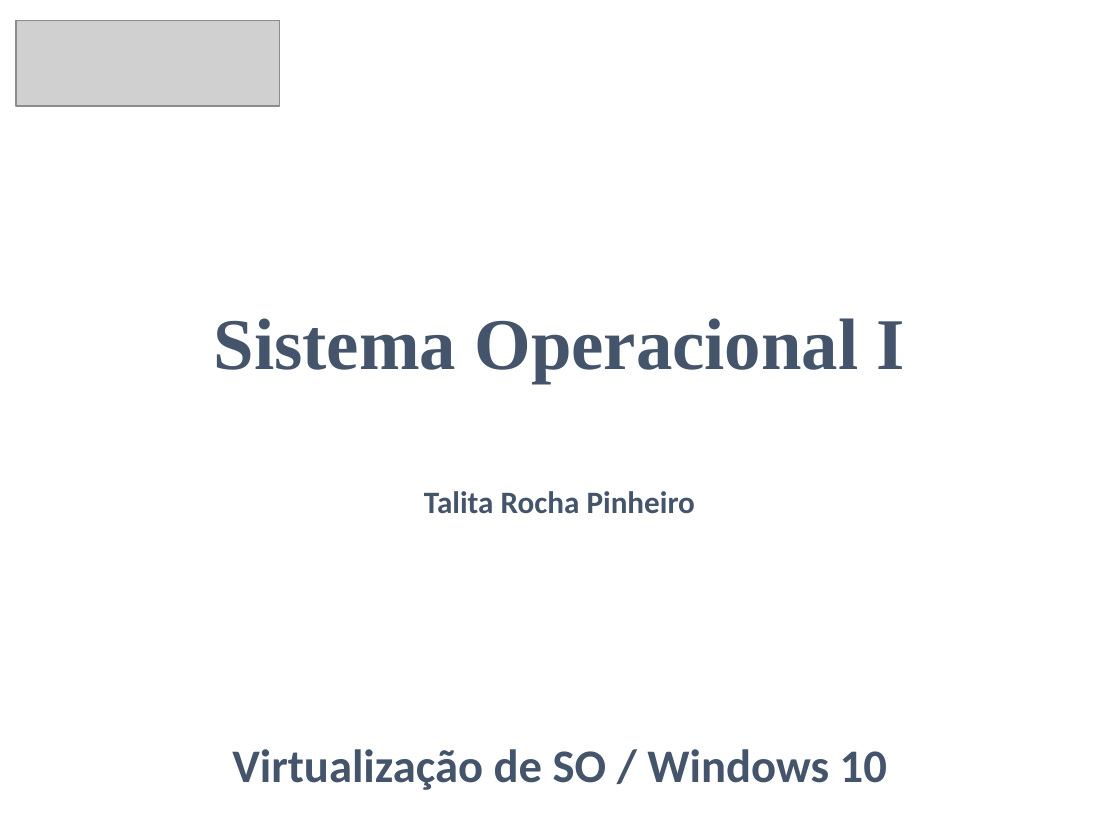
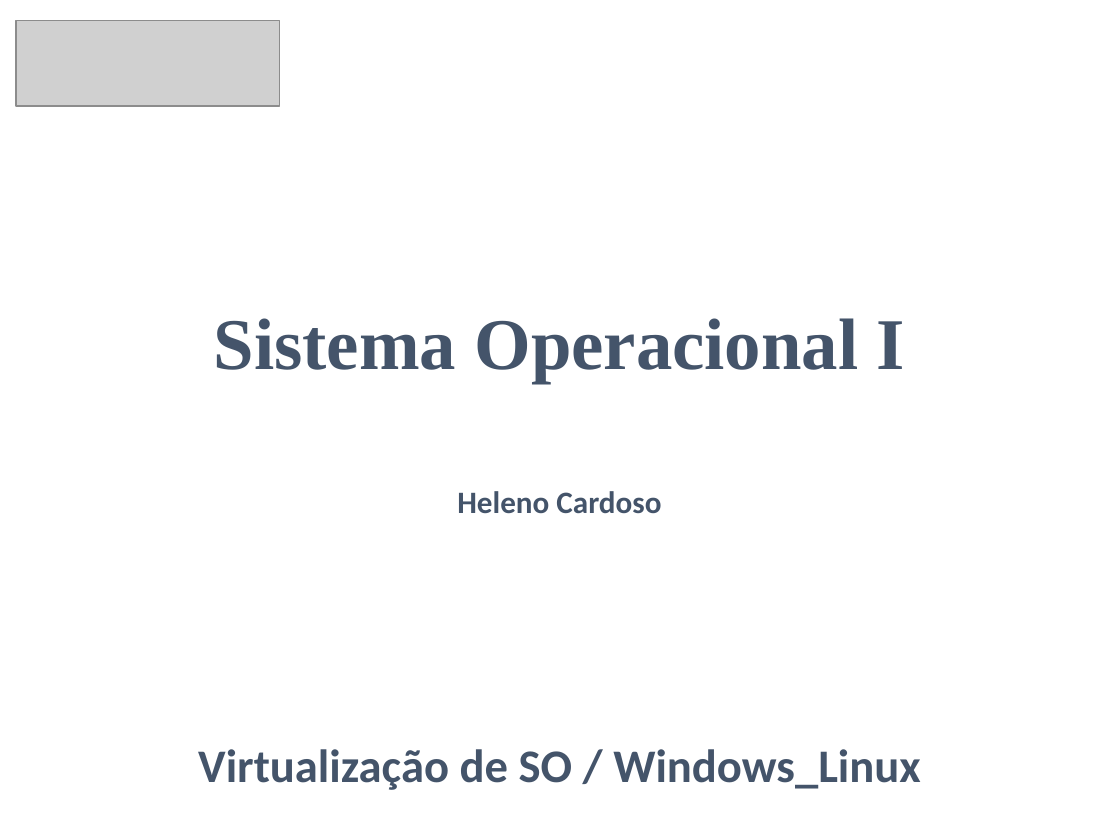
Before and after one commit to CloudEducationBrazil/WydenSistemaOperacioanal, a slide deck: slide 49 of 01 Classes/SO1 (Tecnico)/Aula2 - SO.pptx. Drawn at 1120x840 pixels with LibreOffice and Linux fonts; fonts in the diff are those of the drawing; grey boxes stand for pictures. Boxes give left, top, right and bottom in pixels: in the first picture for what was removed or moved away, otherwise in the second. Text is boxed around its words. In the diff, an @@ line names an element or a change of style, - is before the commit and + after.

```diff
--- a/01 Classes/SO1 (Tecnico)/Aula2 - SO.pptx
+++ b/01 Classes/SO1 (Tecnico)/Aula2 - SO.pptx
@@ text at (x1=457, y1=491, x2=661, y2=513): text changed @@
-Talita Rocha Pinheiro
+Heleno Cardoso
@@ text at (x1=198, y1=749, x2=921, y2=790): text changed @@
-Virtualização de SO / Windows 10
+Virtualização de SO / Windows_Linux
```
Also in this commit, not shown: 1 other slide changed, 9 other files.
